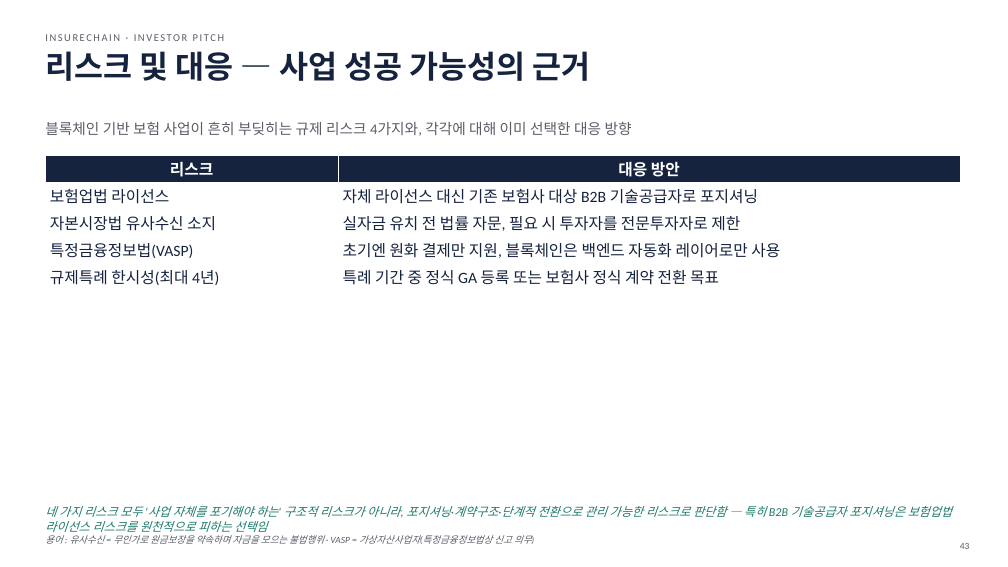
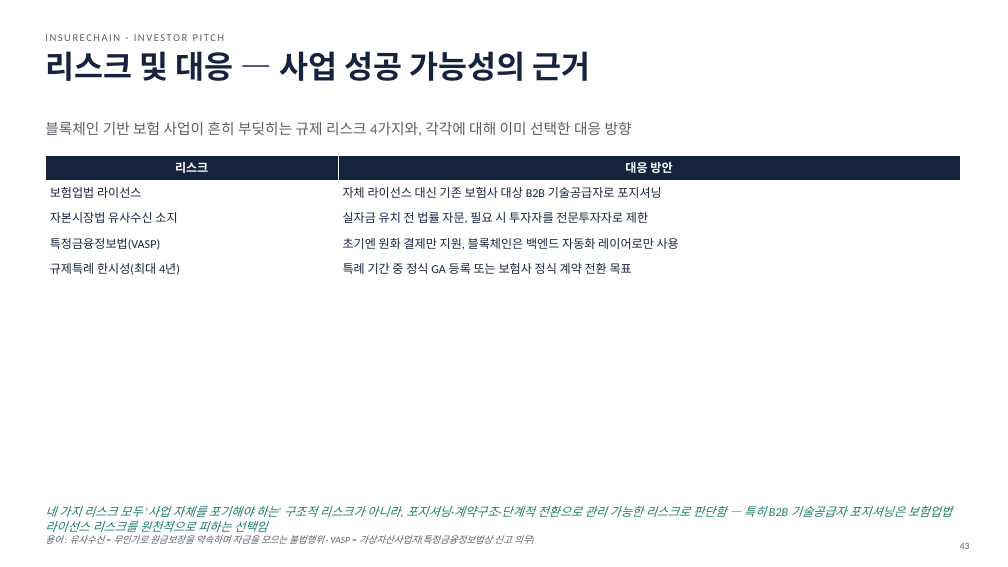
Before and after one commit to leeyonsei78/capstone_project_alpha, a slide deck: slide 43 of 인슈어체인_투자피칭_발표자료.pptx. Drawn at 1008x567 pixels with LibreOffice and Linux fonts; fonts in the diff are those of the drawing. Boxes give left, top, right and bottom in pixels: in the first picture for what was removed or moved away, otherwise in the second. Text is boxed around its words. In the diff, an @@ line names an element or a change of style, - is before the commit and + after.

```diff
--- a/인슈어체인_투자피칭_발표자료.pptx
+++ b/인슈어체인_투자피칭_발표자료.pptx
@@ table at (x1=45, y1=155, x2=960, y2=446) @@
@@ size 15 to 11.5 pt @@
```
Also in this commit, not shown: 22 other slides changed, 1 other file.
